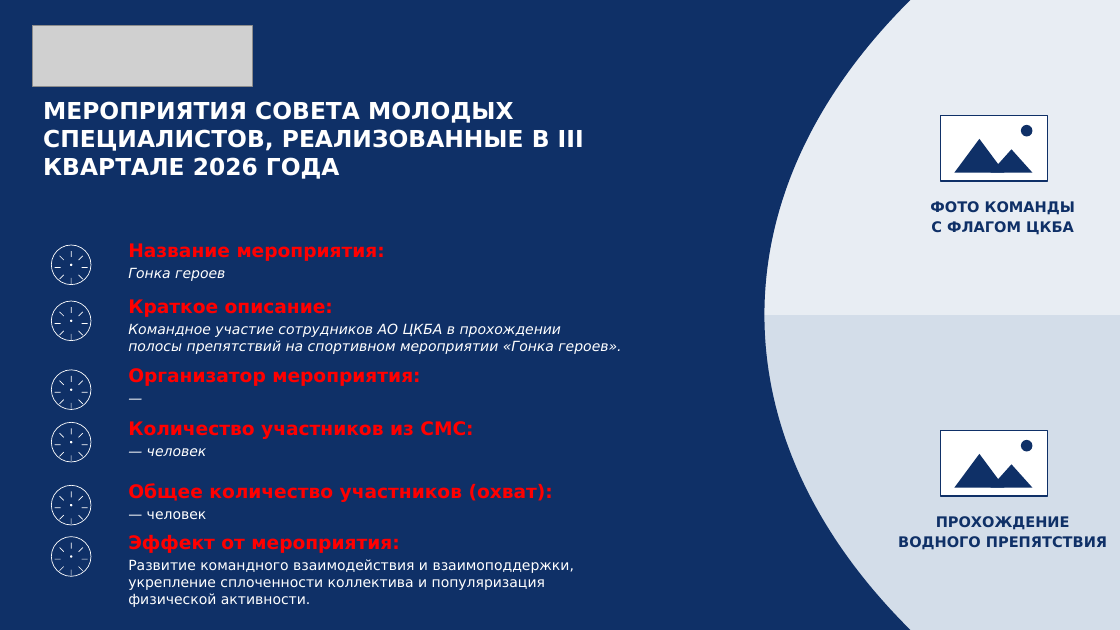
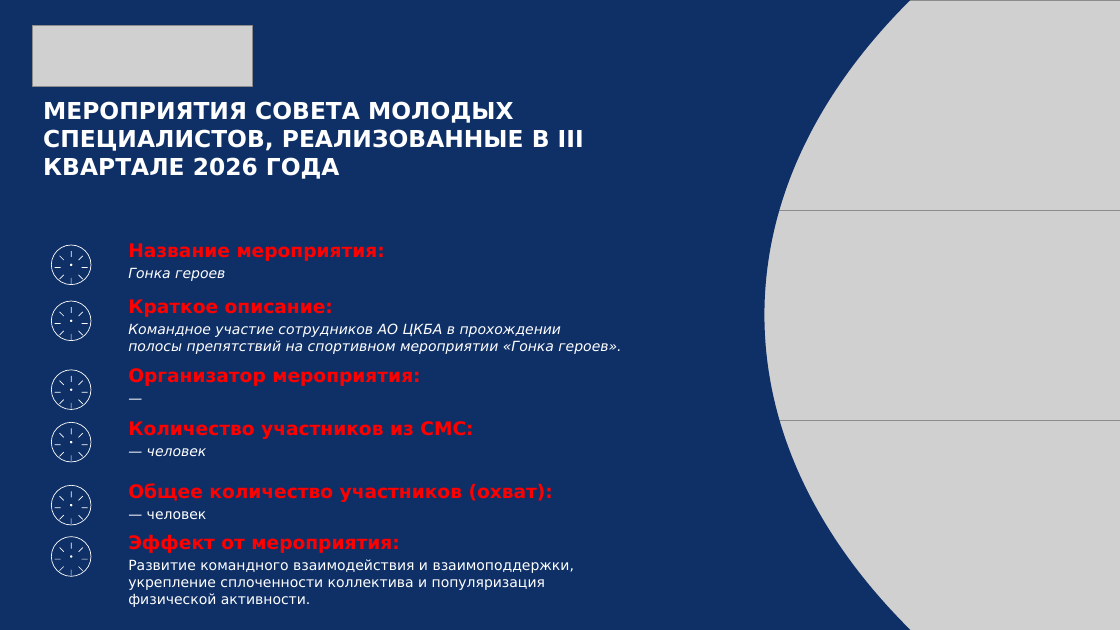
Before and after one commit to juliashar3-debug/newrepository, a slide deck: slide 2 of presentations/2026-Q3/ЦКБА_III_квартал_2026_Гонка_героев.pptx. Drawn at 1120x630 pixels with LibreOffice and Linux fonts; fonts in the diff are those of the drawing; grey boxes stand for pictures. Boxes give left, top, right and bottom in pixels: in the first picture for what was removed or moved away, otherwise in the second. Text is boxed around its words. In the diff, an @@ line names an element or a change of style, - is before the commit and + after.

Commit message:
Insert uploaded Hero Race photos and refresh Q3 2026 presentation and PDF

```diff
--- a/presentations/2026-Q3/ЦКБА_III_квартал_2026_Гонка_героев.pptx
+++ b/presentations/2026-Q3/ЦКБА_III_квартал_2026_Гонка_героев.pptx
@@ picture added at (759, 0, 1120, 210) @@
@@ rectangle removed at (940, 116, 1048, 181) @@
@@ triangle removed at (954, 139, 1005, 172) @@
@@ ellipse removed at (1021, 125, 1033, 137) @@
@@ triangle removed at (991, 150, 1033, 173) @@
@@ text removed at (930, 201, 1075, 235) @@
-ФОТО КОМАНДЫ
-С ФЛАГОМ ЦКБА
@@ picture added at (759, 210, 1120, 420) @@
@@ rectangle removed at (759, 315, 1120, 630) @@
@@ picture added at (759, 420, 1120, 630) @@
@@ rectangle removed at (940, 430, 1048, 496) @@
@@ ellipse removed at (1021, 440, 1033, 452) @@
@@ triangle removed at (954, 454, 1005, 487) @@
@@ triangle removed at (991, 465, 1033, 488) @@
@@ text removed at (898, 516, 1107, 550) @@
-ПРОХОЖДЕНИЕ
-ВОДНОГО ПРЕПЯТСТВИЯ
```
Also in this commit, not shown: 1 other slide changed, 2 other files.
